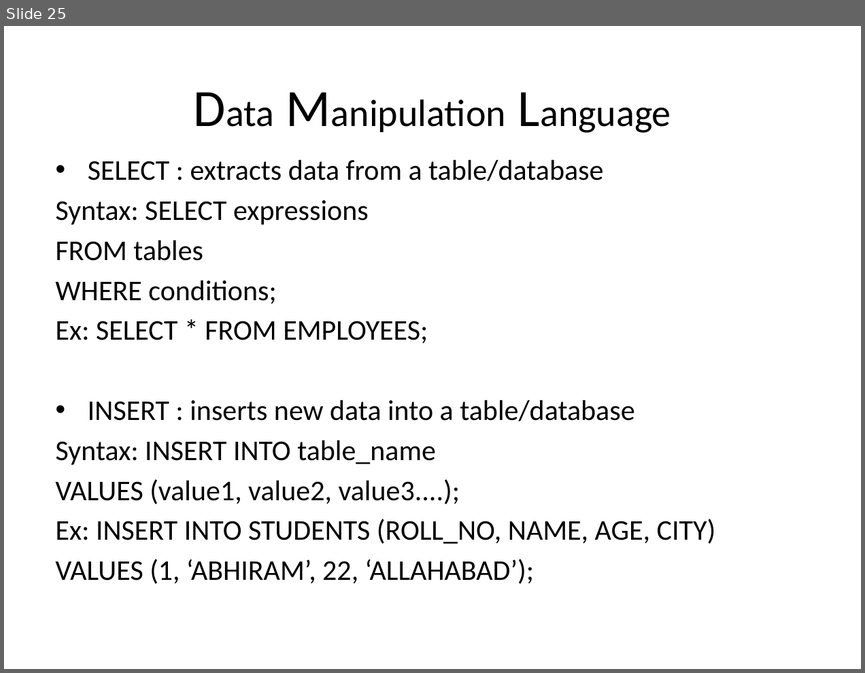
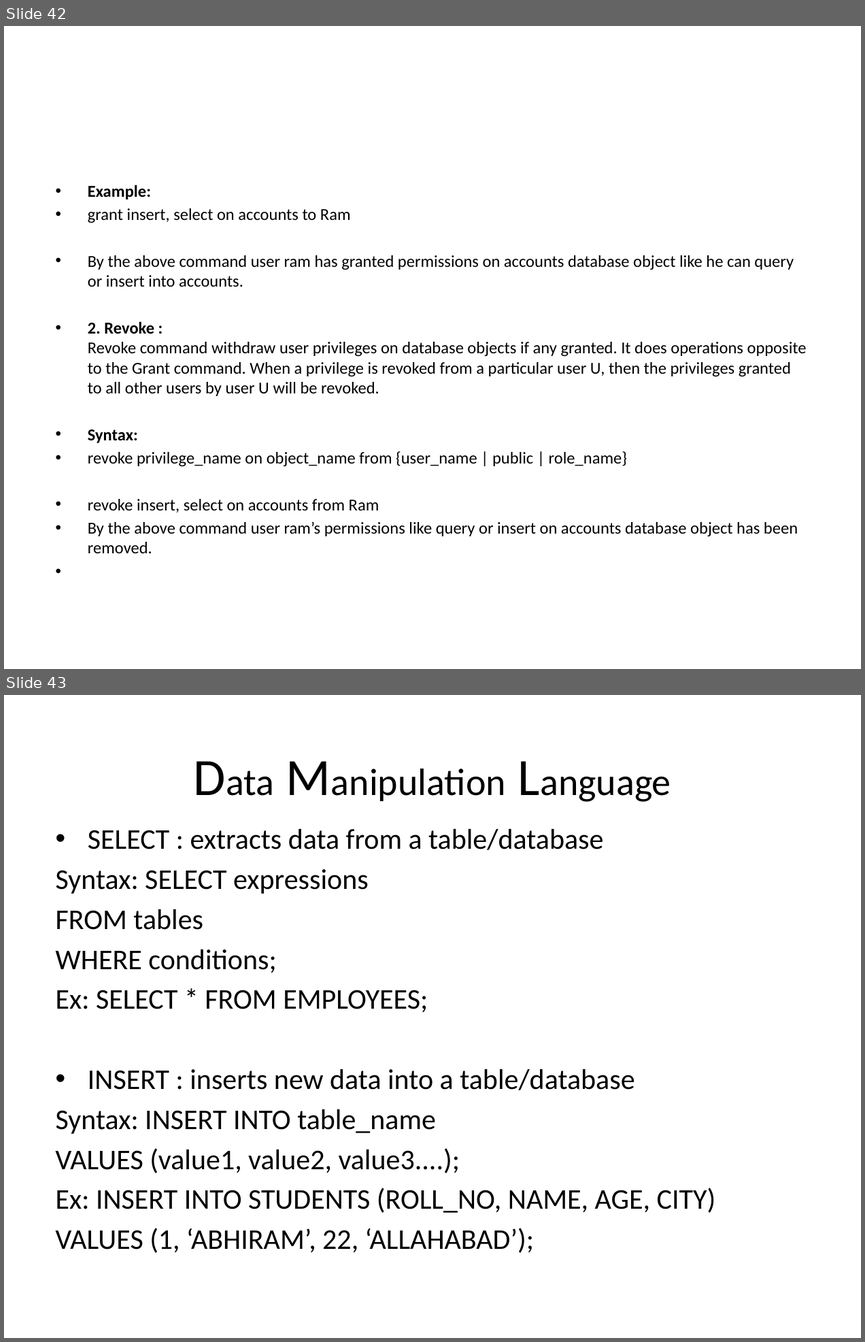
Before and after one commit to goudp4959/Oracle, a slide deck: SQL-latest (1) (4).pptx. Shown one above the other, each under a label of ours: slide 25 before the commit, slides 42 and 43 after it. The pictures are 865x673 and 865x1342 pixels, drawn with LibreOffice and Linux fonts; fonts in the diff are those of the drawing. Boxes give left, top, right and bottom in pixels: in the first picture for what was removed or moved away, otherwise in the second. Text is boxed around its words. In the diff, an @@ line names an element or a change of style, - is before the commit and + after.

```diff
--- a/SQL-latest (1) (4).pptx
+++ b/SQL-latest (1) (4).pptx
@@ slide 42 added at <box>4,26,861,669</box>, background #FFFFFF @@
@@ text added at <box>88,184,806,553</box>, 14 pt, text #000000 @@
+• Example:
+• grant insert, select on accounts to Ram
+• By the above command user ram has granted permissions on accounts database object like he can query or insert into accounts.
+• 2. Revoke :
+  Revoke command withdraw user privileges on database objects if any granted. It does operations opposite to the Grant command. When a privilege is revoked from a particular user U, then the privileges granted to all other users by user U will be revoked.
+• Syntax:
+• revoke privilege_name on object_name from {user_name | public | role_name}
+• revoke insert, select on accounts from Ram
+• By the above command user ram’s permissions like query or insert on accounts database object has been removed.
@@ what was slide 25 is now slide 43 @@
```
Also in this commit, not shown: 1 slide changed, 17 other slides added.
